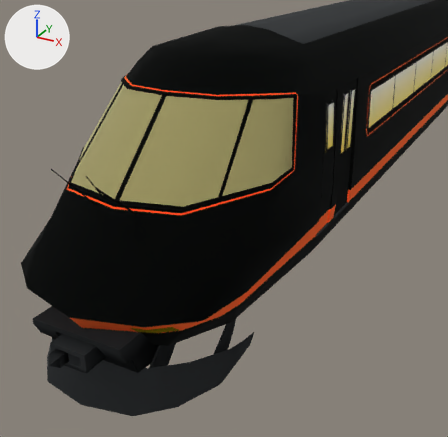
Renders of the glTF model mdl/3dViewer/model/BS/UV21000_00.glb from each side of a commit.
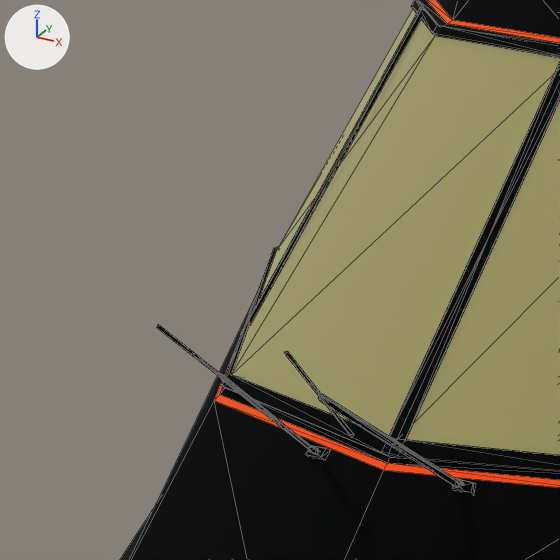
Old and new are each drawn whole from a 50 mm camera at (9.42, -42.65, 9.4) aimed at (2.62, -30.29, 3.22) and again close up on the part from 2% to 36% of the width and 18% to 53% of the height. Lighting does not change. The marker at upper left points along +X, +Y and +Z. The close-ups show mesh edges as thin lines. Where no turn or scale is listed for an object, it has been applied to the vertices.

In view in the first close-up: 'Wiper_L2', 'obj2'.
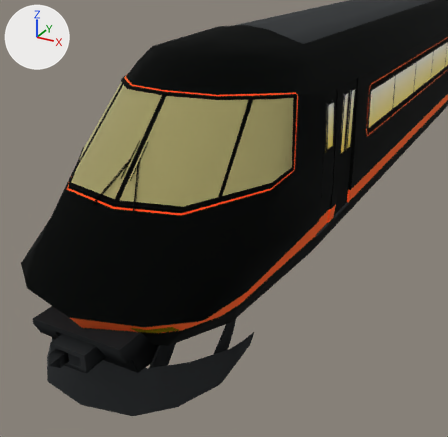
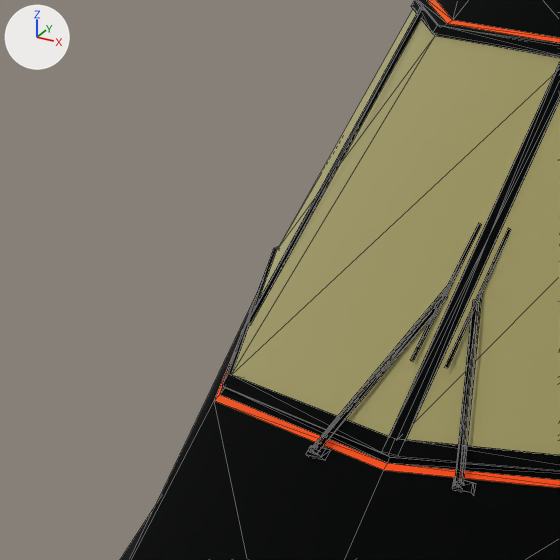
ob_wr is not drawn itself; it is the parent of ob_wr_rot.
ob_wl is not drawn itself; it is the parent of ob_wl_rot.

Boxes (x1, y1, x2, y2) around the edits, measured in the close-ups (560 x 560 px):
'Wiper_L2', turned
    before: (317, 391, 461, 487)
    after: (454, 290, 482, 486)
'Wiper_R2', turned
    before: (221, 374, 319, 454)
    after: (313, 286, 448, 454)
'obj23', turned
    before: (157, 324, 276, 420)
    after: (410, 223, 481, 361)
'obj30', turned
    before: (284, 351, 354, 437)
    after: (445, 228, 511, 368)

Edits to the bpy script that builds the scene:
```text
Change ob_wr:
    ob_wr.rotation_euler: (0.796, 0.345, -0.121) -> (-0.842, 0.149, -0.334)  # degrees (46, 20, -6.9) -> degrees (-48, 8.5, -19)
Change ob_wl:
    ob_wl.rotation_euler: (0.796, -0.345, 0.121) -> (-0.842, -0.149, 0.334)  # degrees (46, -20, 6.9) -> degrees (-48, -8.5, 19)
```
